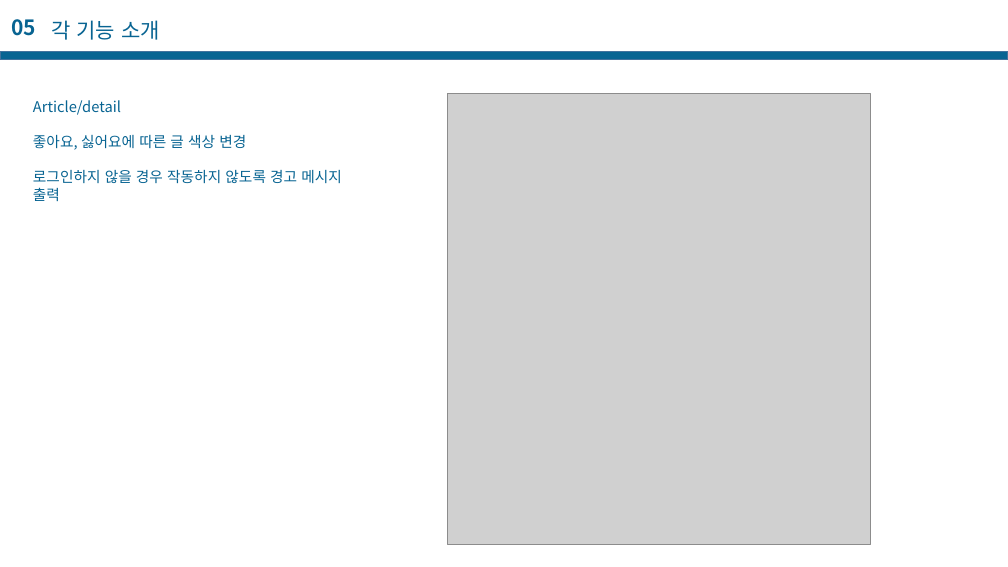
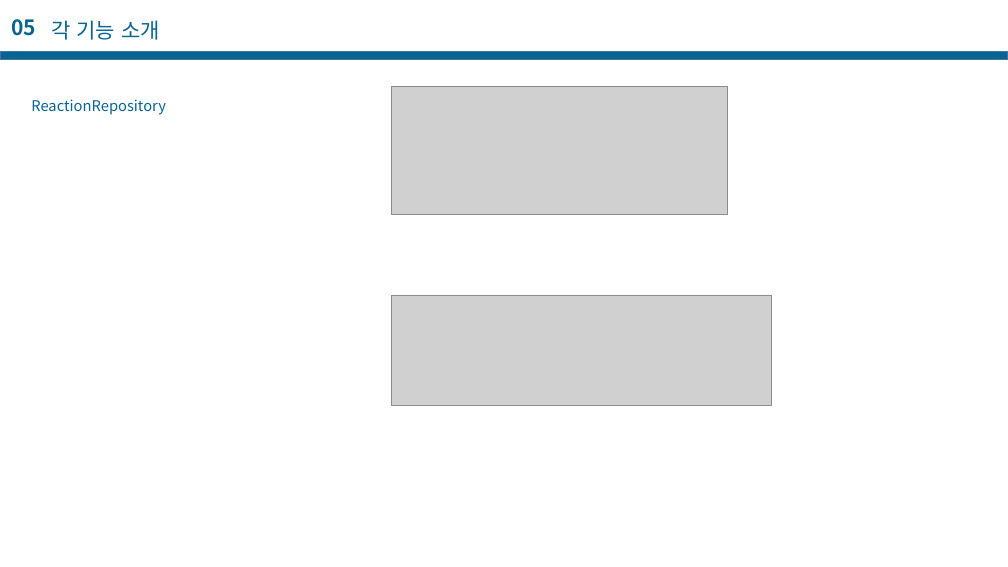
Before and after one commit to casatoo/EducationManager, a slide deck: slide 75 of 프로젝트 기술서.pptx. Drawn at 1008x567 pixels with LibreOffice and Linux fonts; fonts in the diff are those of the drawing; grey boxes stand for pictures. Boxes give left, top, right and bottom in pixels: in the first picture for what was removed or moved away, otherwise in the second. Text is boxed around its words. In the diff, an @@ line names an element or a change of style, - is before the commit and + after.

```diff
--- a/프로젝트 기술서.pptx
+++ b/프로젝트 기술서.pptx
@@ picture added at box(392, 86, 728, 215) @@
@@ text added at box(31, 99, 166, 115), 14 pt, text #086492 @@
+ReactionRepository
@@ text removed at box(33, 100, 342, 201) @@
-Article/detail
-좋아요, 싫어요에 따른 글 색상 변경
-로그인하지 않을 경우 작동하지 않도록 경고 메시지 출력
@@ picture removed at box(448, 94, 871, 544) @@
@@ picture added at box(392, 296, 771, 406) @@
```
Also in this commit, not shown: 4 other slides changed, 9 slides added, 5 other files.
